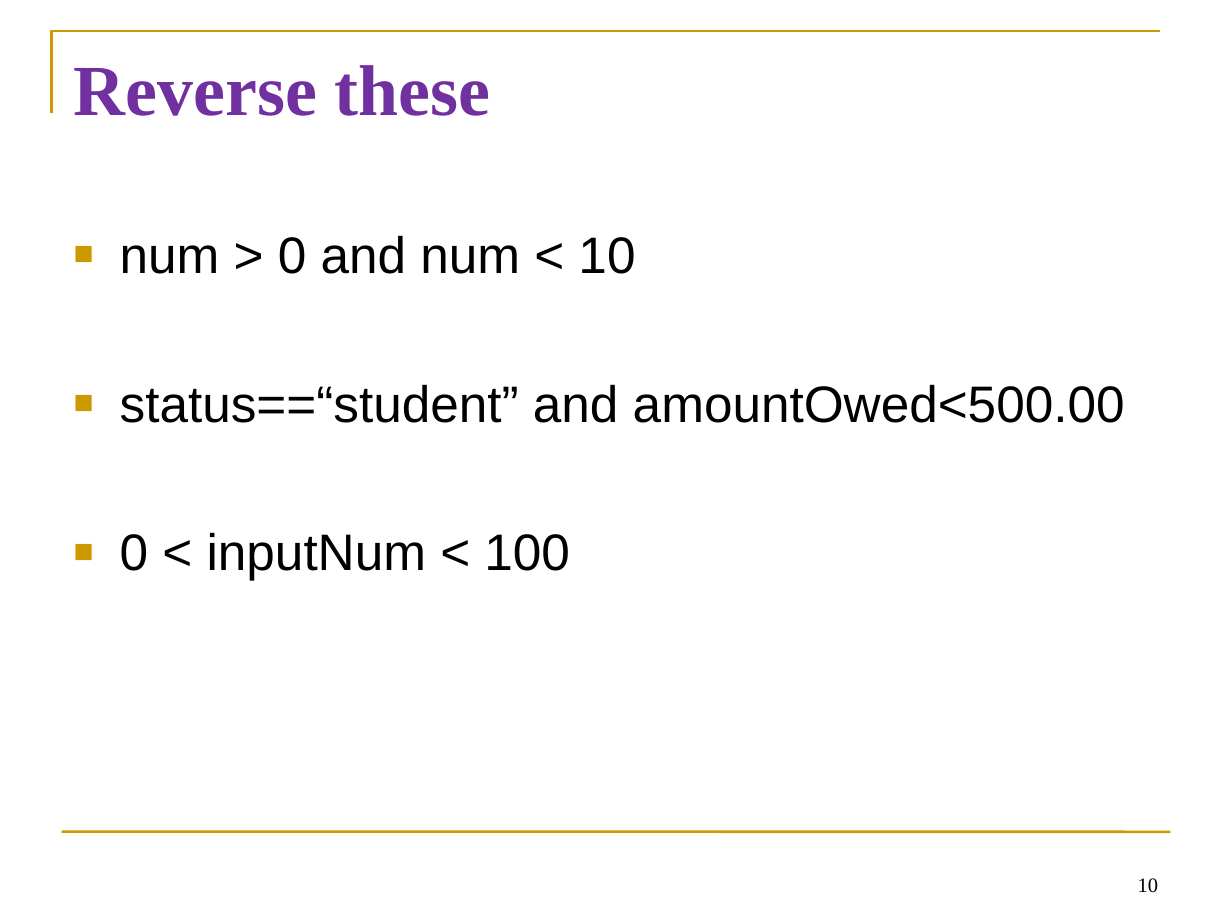
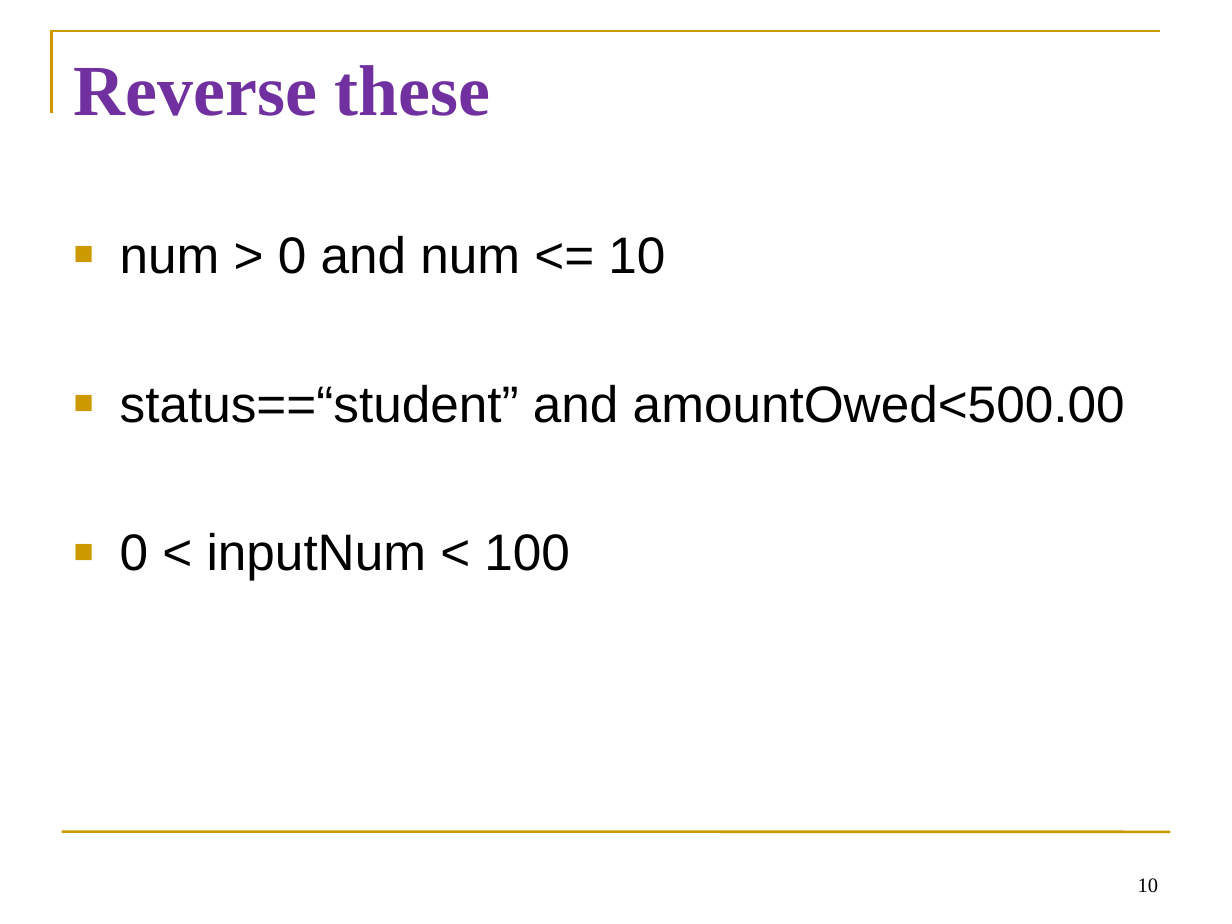
Before and after one commit to diesburg/cs1510_fa25, a slide deck: slide 10 of sessions/s14/s14.ppt. Drawn at 1232x924 pixels with LibreOffice and Linux fonts; fonts in the diff are those of the drawing. Boxes give left, top, right and bottom in pixels: in the first picture for what was removed or moved away, otherwise in the second. Text is boxed around its words. In the diff, an @@ line names an element or a change of style, - is before the commit and + after.

```diff
--- a/sessions/s14/s14.ppt
+++ b/sessions/s14/s14.ppt
@@ text at box(120, 235, 665, 274): text changed @@
-■ num > 0 and num < 10
+■ num > 0 and num <= 10
```
Also in this commit, not shown: 3 slides added, 3 slides removed.
